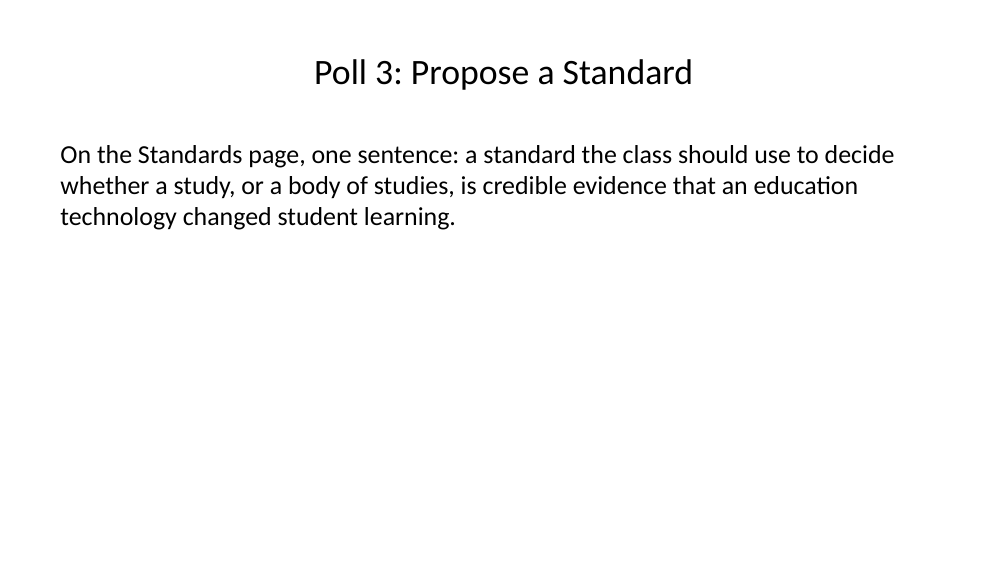
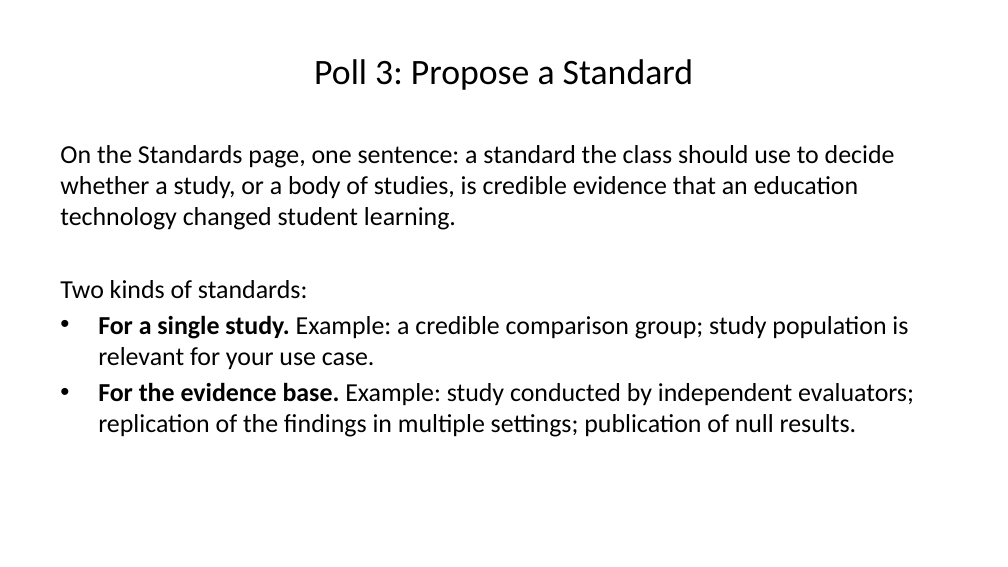
Before and after one commit to steffenerickson/edtech-evidence-lab, a slide deck: slide 9 of slides/output/edtech_slides_v2.pptx (slide 13 before the commit). Drawn at 1008x567 pixels with LibreOffice and Linux fonts; fonts in the diff are those of the drawing. Boxes give left, top, right and bottom in pixels: in the first picture for what was removed or moved away, otherwise in the second. Text is boxed around its words. In the diff, an @@ line names an element or a change of style, - is before the commit and + after.

```diff
--- a/slides/output/edtech_slides_v2.pptx
+++ b/slides/output/edtech_slides_v2.pptx
@@ text at bbox=[60, 280, 914, 437]: paragraphs added @@
+Two kinds of standards:
+• For a single study. Example: a credible comparison group; study population is relevant for your use case.
+• For the evidence base. Example: study conducted by independent evaluators; replication of the findings in multiple settings; publication of null results.
```
Also in this commit, not shown: 3 other slides changed, 1 slide added, 6 slides removed, 10 other files.
